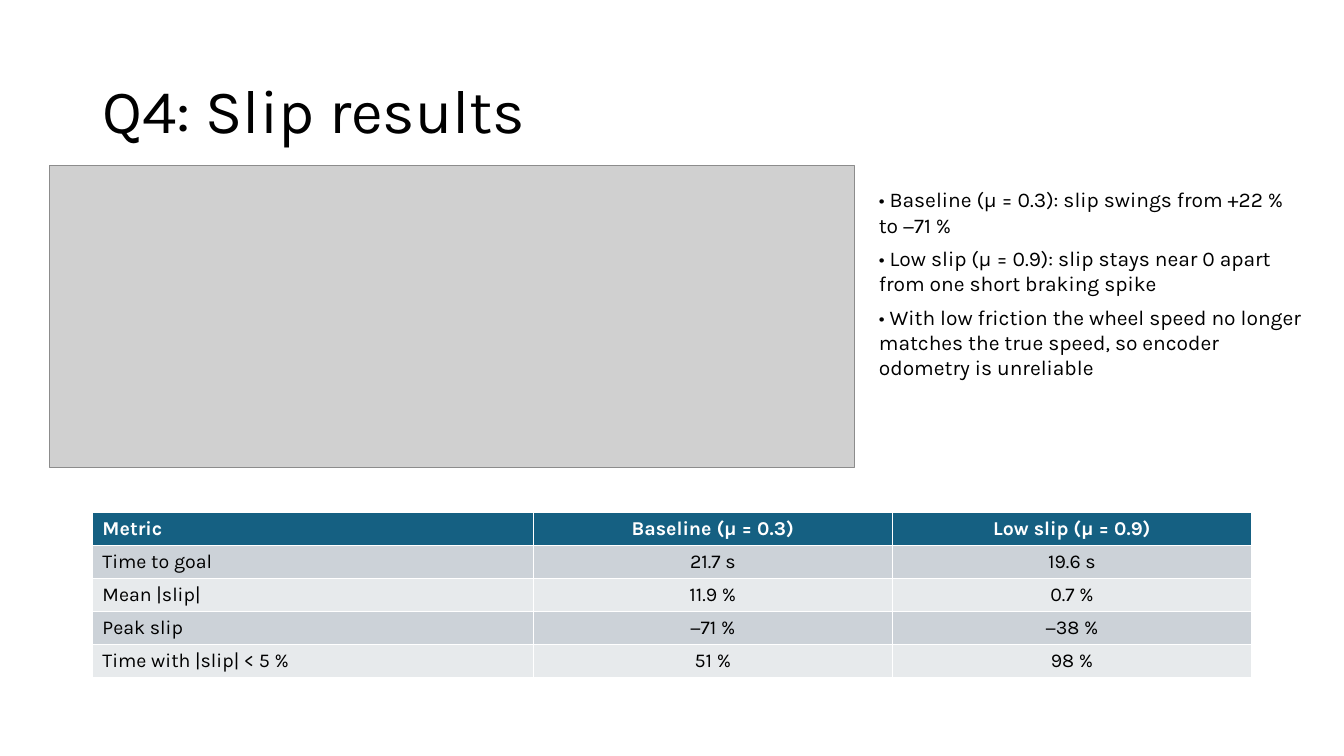
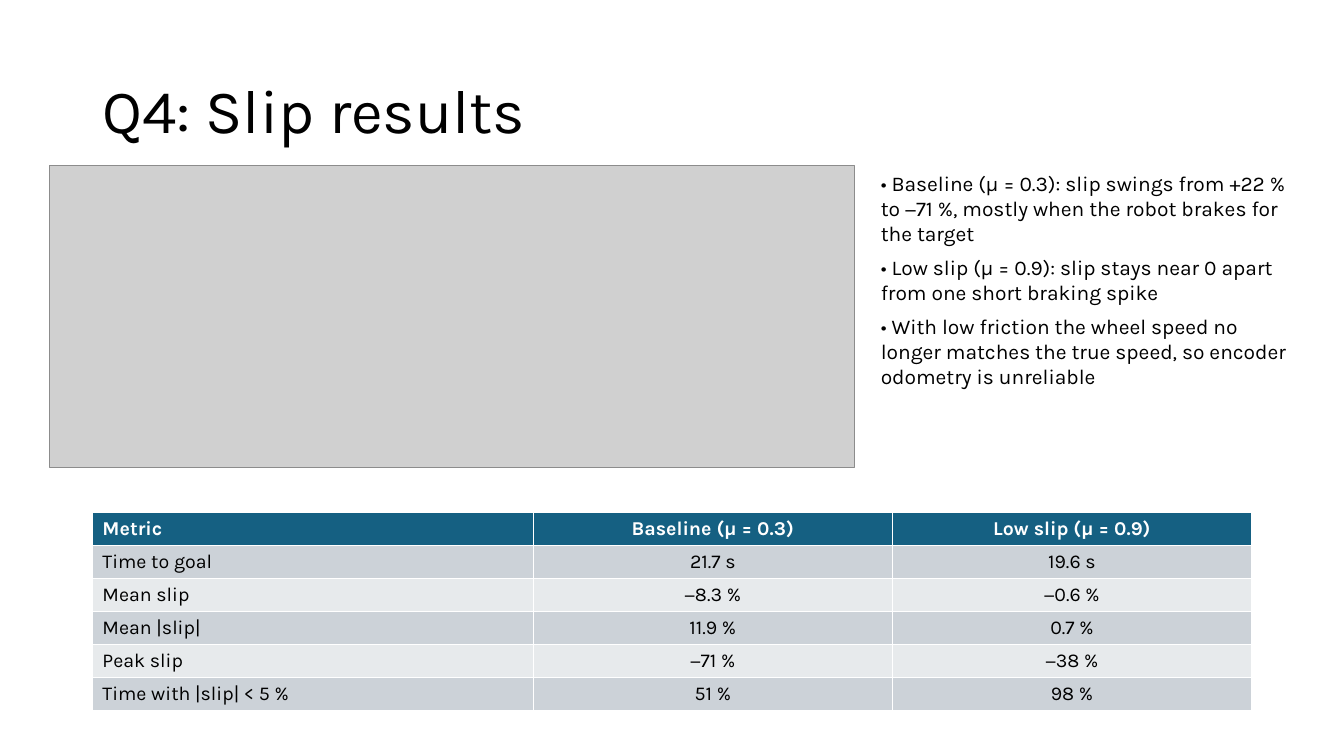
Before and after one commit to AreGundersen/MAS512, a slide deck: slide 12 of Assignment 2/MAS512_assignment2_gr5.pptx (slide 5 before the commit). Drawn at 1344x756 pixels with LibreOffice and Linux fonts; fonts in the diff are those of the drawing; grey boxes stand for pictures. Boxes give left, top, right and bottom in pixels: in the first picture for what was removed or moved away, otherwise in the second. Text is boxed around its words. In the diff, an @@ line names an element or a change of style, - is before the commit and + after.

Commit message:
Add Problem 3. Add Problem 4 results

```diff
--- a/Assignment 2/MAS512_assignment2_gr5.pptx
+++ b/Assignment 2/MAS512_assignment2_gr5.pptx
@@ text "• Baseline (μ = 0.3): ...": place and size @@
-text "• Baseline (μ = 0.3): ..." at [879, 192, 1301, 380]
+text "• Baseline (μ = 0.3): ..." at [881, 176, 1285, 389]
@@ text at [881, 176, 1278, 246]: text changed @@
-• Baseline (μ = 0.3): slip swings from +22 % to −71 %
+• Baseline (μ = 0.3): slip swings from +22 % to −71 %, mostly when the robot brakes for the target
@@ table at [93, 513, 1251, 712] @@
+row 3: Mean slip | −8.3 % | −0.6 %
```
Also in this commit, not shown: 1 other slide changed, 10 slides added, 3 slides removed, 26 other files.
